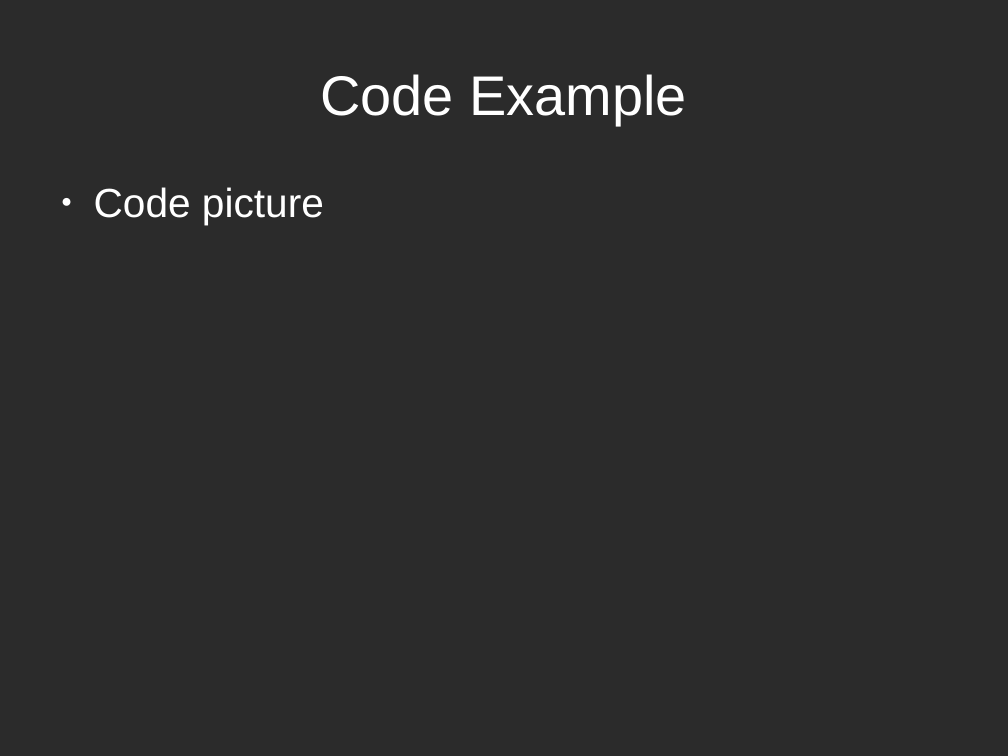
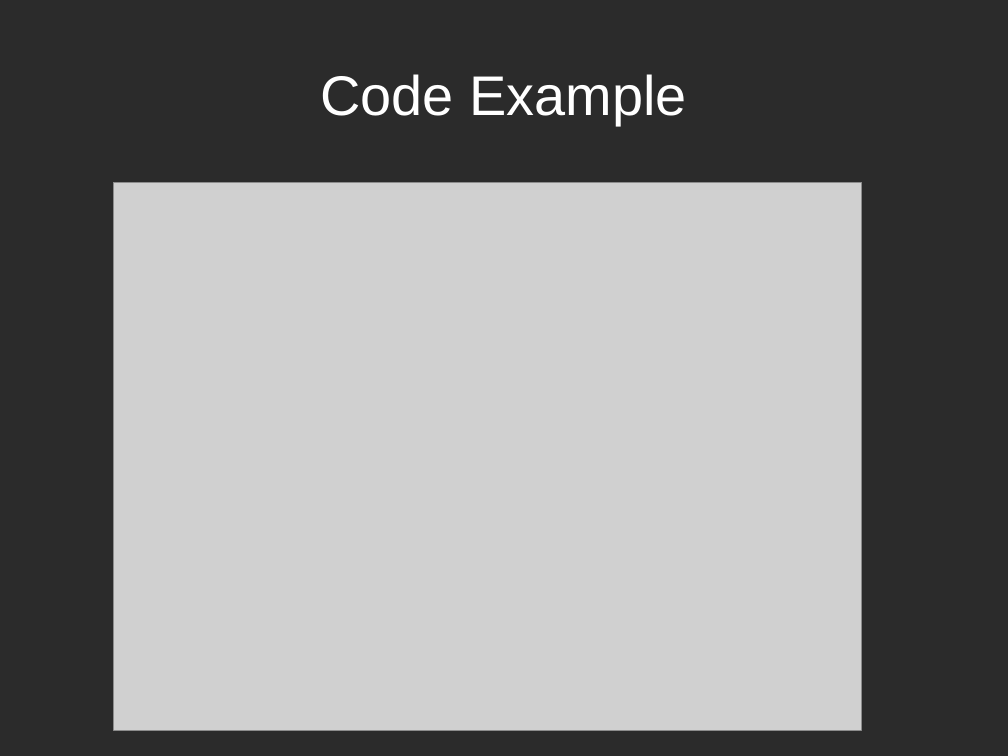
Before and after one commit to BrendanToolan/ResearchMethodsPresentation, a slide deck: slide 12 of DijkstraPresentation.odp. Drawn at 1008x756 pixels with LibreOffice and Linux fonts; fonts in the diff are those of the drawing; grey boxes stand for pictures; background and template pictures are left out; a plain dark background stands for a picture behind light text. Boxes give left, top, right and bottom in pixels: in the first picture for what was removed or moved away, otherwise in the second. Text is boxed around its words. In the diff, an @@ line names an element or a change of style, - is before the commit and + after.

```diff
--- a/DijkstraPresentation.odp
+++ b/DijkstraPresentation.odp
@@ text removed at box(94, 187, 324, 225) @@
-● Code picture
@@ picture added at box(113, 182, 862, 730) @@
```
Also in this commit, not shown: 4 other slides changed, 1 slide removed, 1 other file.
